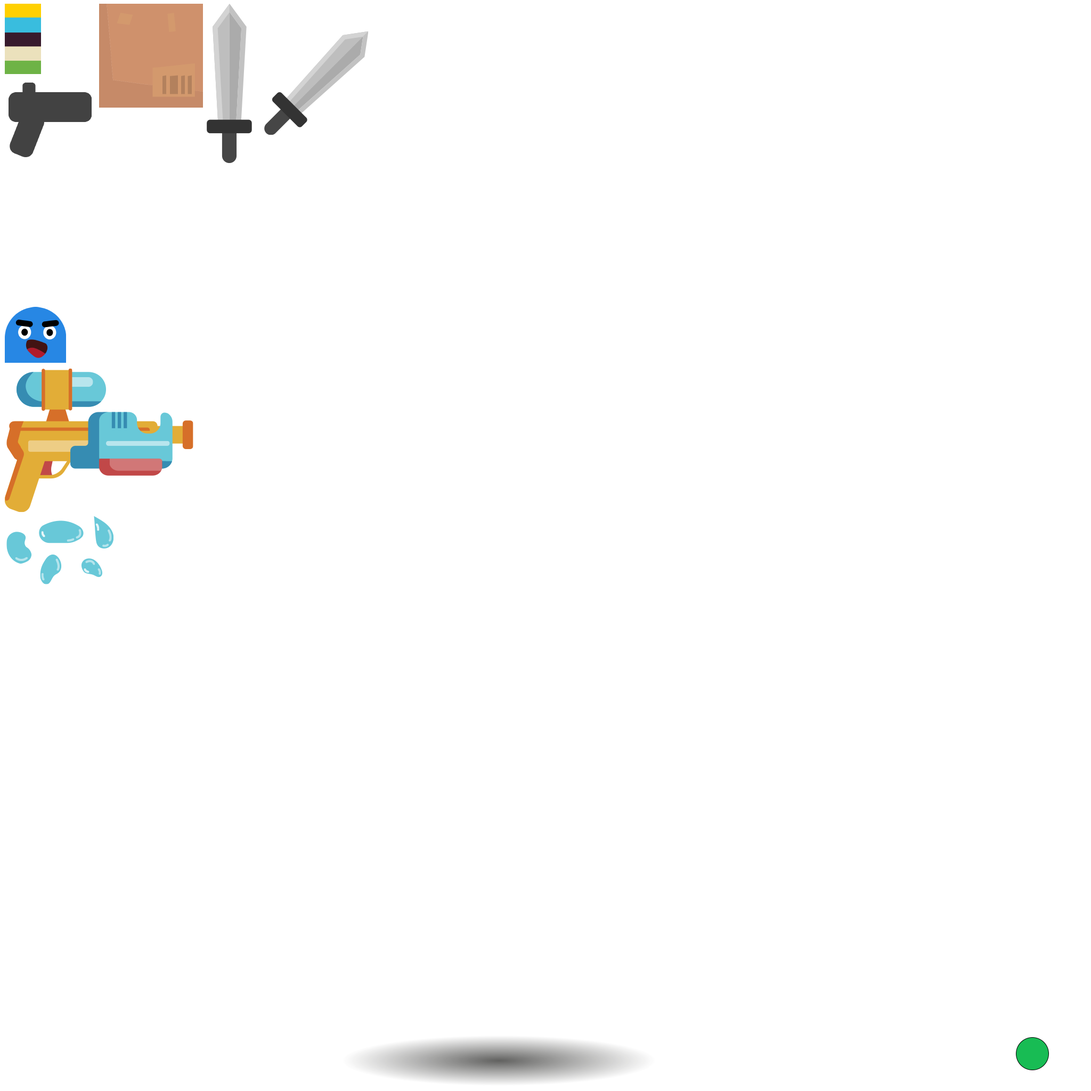
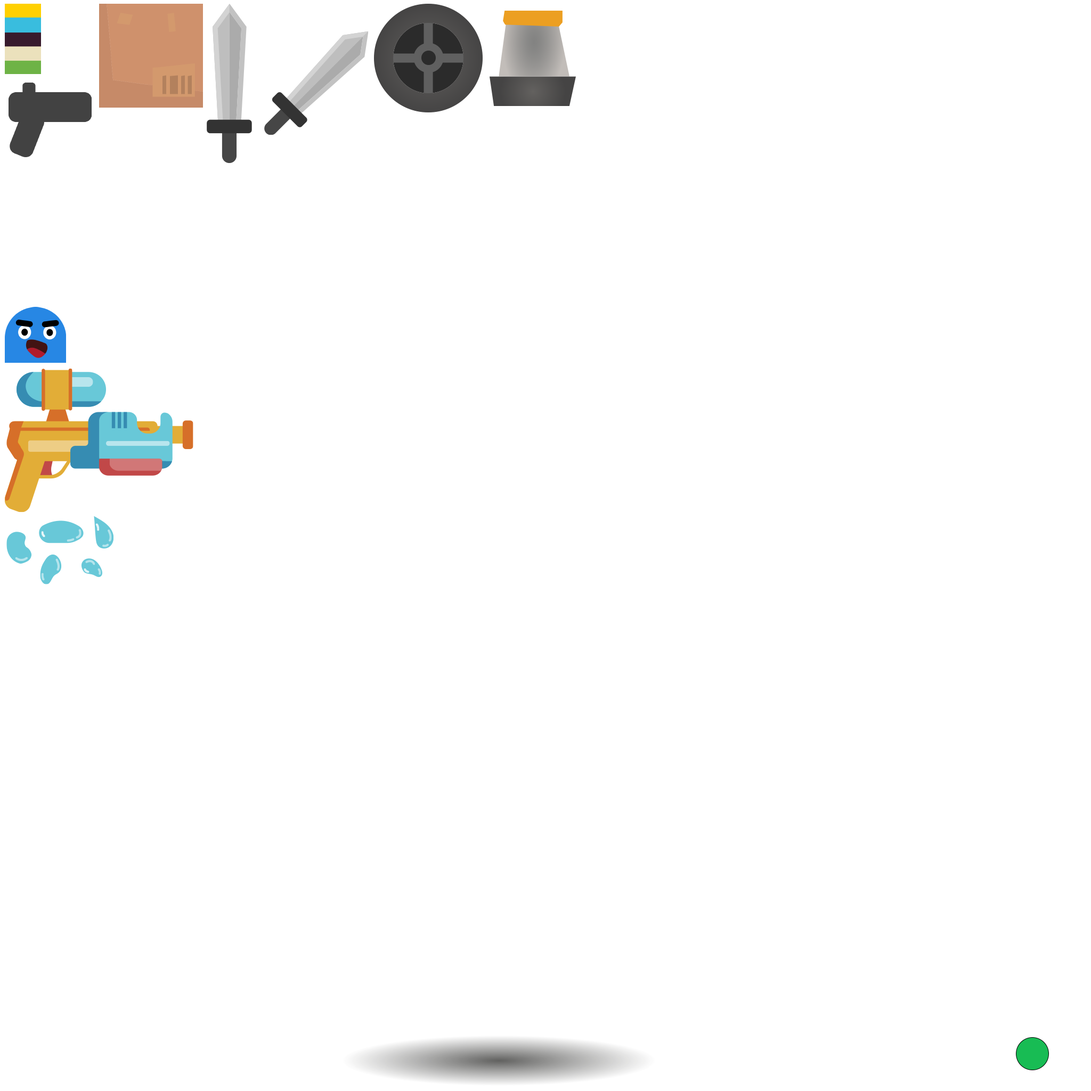
Layered file, before and after one edit (1091px x 1091px). Changes by layer:
added layer "Layer 19" above "Layer 18" over [489, 10, 577, 107]
added layer "Layer 18" above "Layer 17" over [374, 3, 483, 113]
